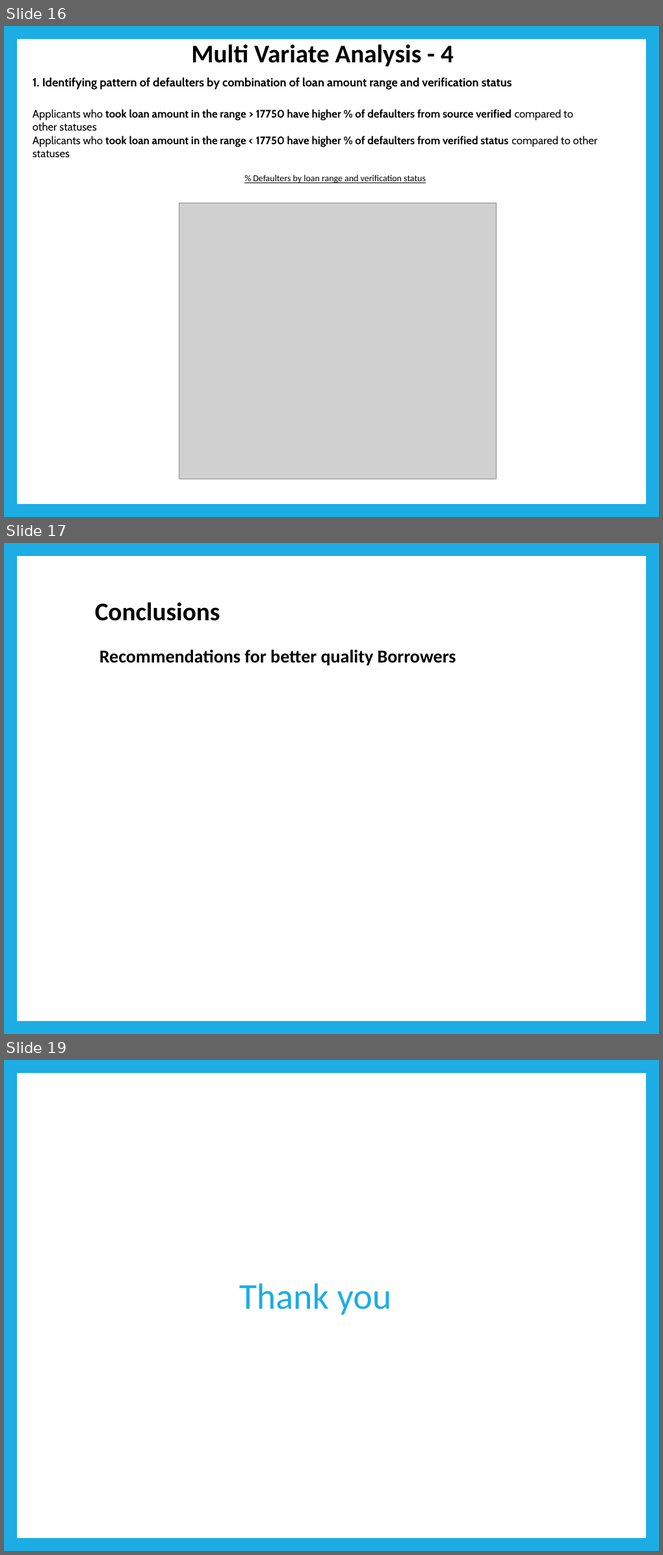
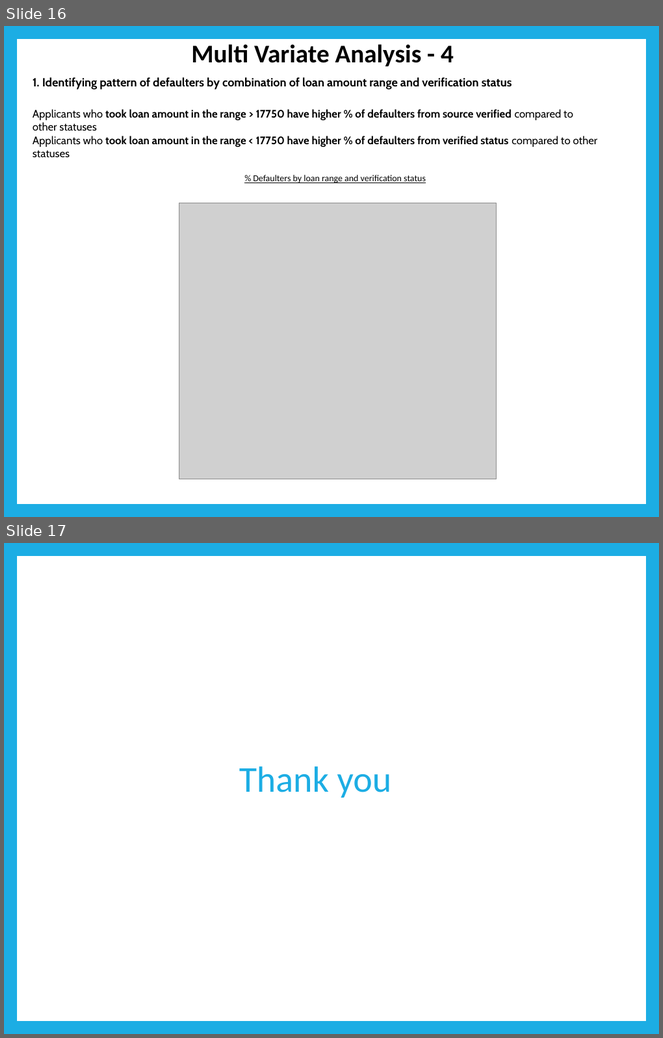
Before and after one commit to srivatchala/Lending-Club-Case-Study, a slide deck: Lending-Club-Case-study-Presentation_final.pptx. Shown one above the other, each under a label of ours: slides 16, 17 and 19 before the commit, slides 16 and 17 after it; the slides between them are not shown. The pictures are 663x1555 and 663x1038 pixels, drawn with LibreOffice and Linux fonts; fonts in the diff are those of the drawing; grey boxes stand for pictures. Boxes give left, top, right and bottom in pixels: in the first picture for what was removed or moved away, otherwise in the second. Text is boxed around its words. In the diff, an @@ line names an element or a change of style, - is before the commit and + after.

```diff
--- a/Lending-Club-Case-study-Presentation_final.pptx
+++ b/Lending-Club-Case-study-Presentation_final.pptx
@@ slide 17 removed at [4, 543, 659, 1034], background #1CADE4; not listed: 1 template element that a slide beside it also shows @@
@@ text removed at [95, 602, 220, 621] @@
-Conclusions
@@ text removed at [100, 650, 456, 666] @@
-Recommendations for better quality Borrowers
@@ what was slide 19 is now slide 17 @@
```
Also in this commit, not shown: 1 other slide removed.
